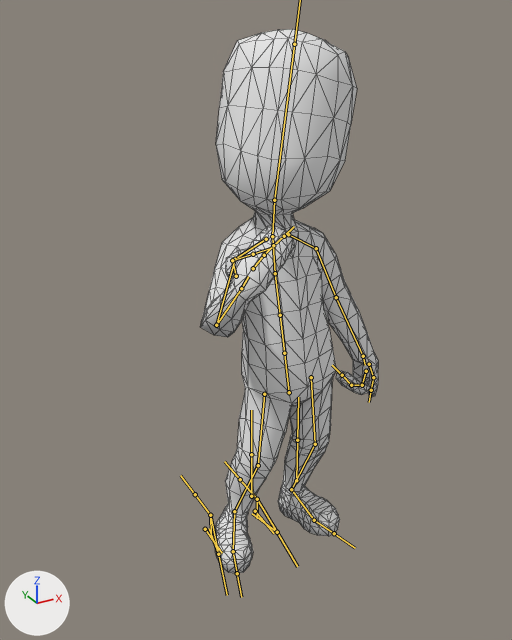
The glTF model Resource/Model/Idle.gltf as it was, and as the next commit left it.
Both versions are drawn from a 50 mm camera at (-2.05, -3.93, 3.81) aimed at (0.13, 0.03, 1.83). Every picture has the same lights, and +X, +Y and +Z are marked at lower left. Both versions are drawn at frame 5 of the action 'Root|mixamo.com|Layer0'; the numbers are the values there. The bones that bend it are drawn over the model as lines. Mesh edges are drawn as thin lines.

Names of what the first picture shows: 'characterMedium'.
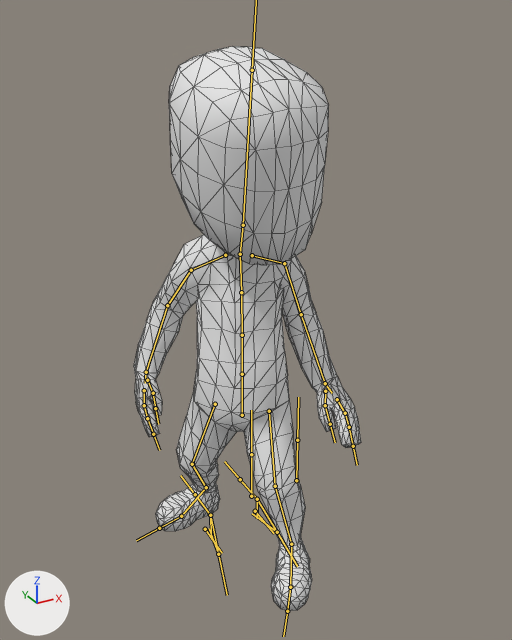
Pixel boxes [x1, y1, x2, y2] of what changed, in the pictures (512 x 640 px):
'characterMedium', posed (28% wider): before [201, 29, 378, 573]; after [134, 46, 361, 611]
bone 'HipsCtrl', root to tip: before (284, 353) to (289, 392); after (242, 374) to (242, 415)
bone 'Spine', root to tip: before (284, 353) to (280, 315); after (242, 374) to (242, 335)
bone 'Neck', root to tip: before (272, 236) to (274, 200); after (240, 254) to (243, 225)
bone 'Head', root to tip: before (274, 200) to (294, 44); after (243, 225) to (252, 70)
bone 'LeftShoulder', root to tip: before (288, 234) to (316, 248); after (252, 255) to (284, 263)
bone 'LeftArm', root to tip: before (316, 248) to (336, 297); after (284, 263) to (301, 314)
bone 'LeftForeArm', root to tip: before (336, 297) to (363, 356); after (301, 314) to (325, 383)
bone 'LeftHand', root to tip: before (363, 356) to (365, 365); after (325, 383) to (332, 393)
bone 'LeftHandIndex1', root to tip: before (366, 371) to (362, 385); after (337, 399) to (345, 413)
bone 'LeftHandIndex2', root to tip: before (362, 385) to (351, 385); after (345, 413) to (349, 427)
bone 'LeftHandIndex3', root to tip: before (351, 385) to (342, 375); after (349, 427) to (353, 446)
bone 'LeftHandThumb1', root to tip: before (369, 364) to (373, 377); after (325, 391) to (325, 405)
bone 'LeftHandThumb2', root to tip: before (373, 377) to (371, 390); after (325, 405) to (330, 424)
bone 'RightShoulder', root to tip: before (266, 239) to (235, 259); after (225, 255) to (191, 270)
bone 'RightArm', root to tip: before (235, 259) to (216, 325); after (191, 270) to (167, 305)
bone 'RightForeArm', root to tip: before (216, 325) to (241, 288); after (167, 305) to (146, 372)
bone 'RightHand', root to tip: before (241, 288) to (248, 276); after (146, 372) to (145, 383)
bone 'RightHandIndex1', root to tip: before (253, 268) to (264, 255); after (144, 390) to (144, 405)
bone 'RightHandThumb1', root to tip: before (236, 276) to (232, 260); after (147, 380) to (153, 393)
bone 'RightHandThumb2', root to tip: before (232, 260) to (253, 254); after (153, 393) to (155, 408)
bone 'LeftUpLeg', root to tip: before (311, 377) to (315, 444); after (269, 411) to (275, 486)
bone 'LeftLeg', root to tip: before (315, 444) to (291, 489); after (275, 486) to (291, 544)
bone 'LeftFoot', root to tip: before (291, 489) to (314, 520); after (291, 544) to (290, 587)
bone 'RightUpLeg', root to tip: before (264, 394) to (258, 465); after (215, 404) to (192, 464)
bone 'RightLeg', root to tip: before (258, 465) to (234, 511); after (192, 464) to (206, 487)
bone 'RightFoot', root to tip: before (234, 511) to (233, 551); after (206, 487) to (181, 516)

The edits, one by one:
Bone 'HipsCtrl' (bone_hipsctrl) moves from (-0.372, 0.054, -0.067) to (-0.018, 0.131, -0.059).
Bone 'HipsCtrl' (bone_hipsctrl) turns from (6, 0, 4) to (5, 43, 0) degrees about its own x, y and z.
Bone 'Spine' (bone_spine) turns from (1, 0, -2) to (1, 7, 3) degrees about its own x, y and z.
Bone 'Neck' (bone_neck) turns from (8, -6, 2) to (24, 15, -4) degrees about its own x, y and z.
Bone 'Head' (bone_head) turns from (-16, -32, -7) to (-6, 20, -2) degrees about its own x, y and z.
Bone 'LeftShoulder' (bone_leftshoulder) turns from (-17, 5, -6) to (-5, 25, 24) degrees about its own x, y and z.
Bone 'LeftArm' (bone_leftarm) turns from (-7, 13, -46) to (13, -7, -61) degrees about its own x, y and z.
Bone 'LeftForeArm' (bone_leftforearm) turns from (12, 0, 0) to (43, 5, 4) degrees about its own x, y and z.
Bone 'LeftHand' (bone_lefthand) turns from (12, -25, -6) to (-18, 16, 2) degrees about its own x, y and z.
Bone 'LeftHandIndex1' (bone_lefthandindex1) turns from (32, 0, 1) to (-2, 0, 7) degrees about its own x, y and z.
Bone 'LeftHandIndex2' (bone_lefthandindex2) turns from (70, 2, -3) to (7, 0, 0) degrees about its own x, y and z.
Bone 'LeftHandIndex3' (bone_lefthandindex3) turns from (32, 1, -3) to (0, 0, 0) degrees about its own x, y and z.
Bone 'LeftHandThumb1' (bone_lefthandthumb1) turns from (40, 1, 3) to (35, -8, 26) degrees about its own x, y and z.
Bone 'LeftHandThumb2' (bone_lefthandthumb2) turns from (22, -1, 7) to (0, 0, -1) degrees about its own x, y and z.
Bone 'RightShoulder' (bone_rightshoulder) turns from (6, -7, -2) to (2, -37, -13) degrees about its own x, y and z.
Bone 'RightArm' (bone_rightarm) turns from (-51, 33, -6) to (-55, -1, -27) degrees about its own x, y and z.
Bone 'RightForeArm' (bone_rightforearm) turns from (-4, 6, 101) to (-7, 6, 36) degrees about its own x, y and z.
Bone 'RightHand' (bone_righthand) turns from (-64, 72, 2) to (-14, -6, 15) degrees about its own x, y and z.
Bone 'RightHandIndex1' (bone_righthandindex1) turns from (-8, -4, -8) to (2, 1, -1) degrees about its own x, y and z.
Bone 'RightHandThumb1' (bone_righthandthumb1) turns from (-21, 1, 13) to (-31, 12, 16) degrees about its own x, y and z.
Bone 'RightHandThumb2' (bone_righthandthumb2) turns from (-44, 18, 30) to (-17, 0, 13) degrees about its own x, y and z.
Bone 'LeftUpLeg' (bone_leftupleg) turns from (-10, 8, 14) to (-37, 6, -12) degrees about its own x, y and z.
Bone 'LeftLeg' (bone_leftleg) turns from (22, -2, 3) to (36, 8, 18) degrees about its own x, y and z.
Bone 'LeftFoot' (bone_leftfoot) turns from (-7, -3, -18) to (6, -14, -17) degrees about its own x, y and z.
Bone 'RightUpLeg' (bone_rightupleg) turns from (-14, -16, 17) to (-7, -8, 12) degrees about its own x, y and z.
Bone 'RightLeg' (bone_rightleg) turns from (24, 2, -14) to (32, 13, -10) degrees about its own x, y and z.
Bone 'RightFoot' (bone_rightfoot) turns from (0, 11, 24) to (-16, 24, 9) degrees about its own x, y and z.
